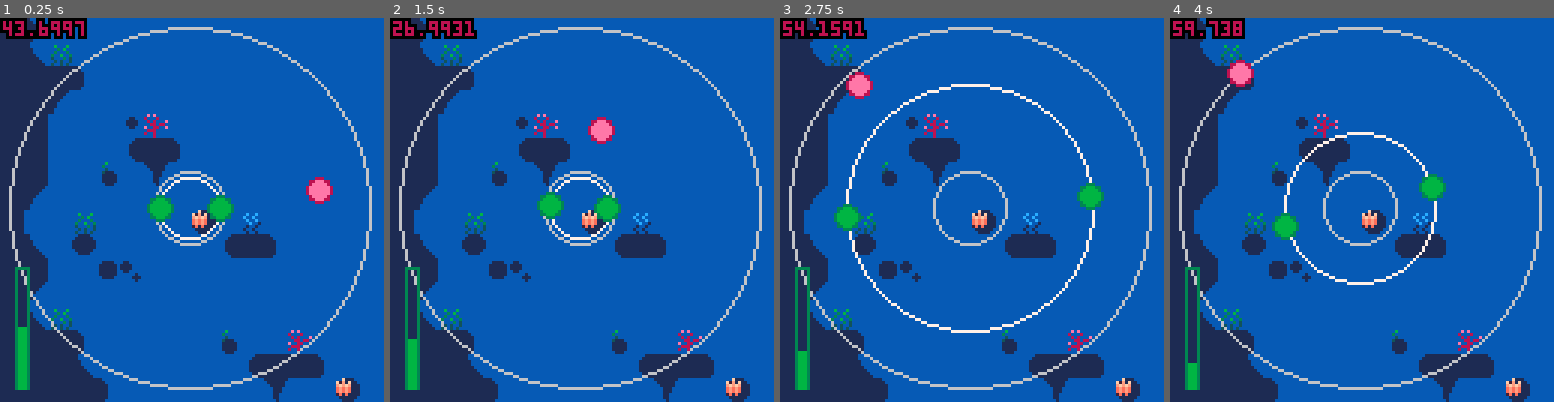
Above: before the commit, frames 1-4 (left to right).
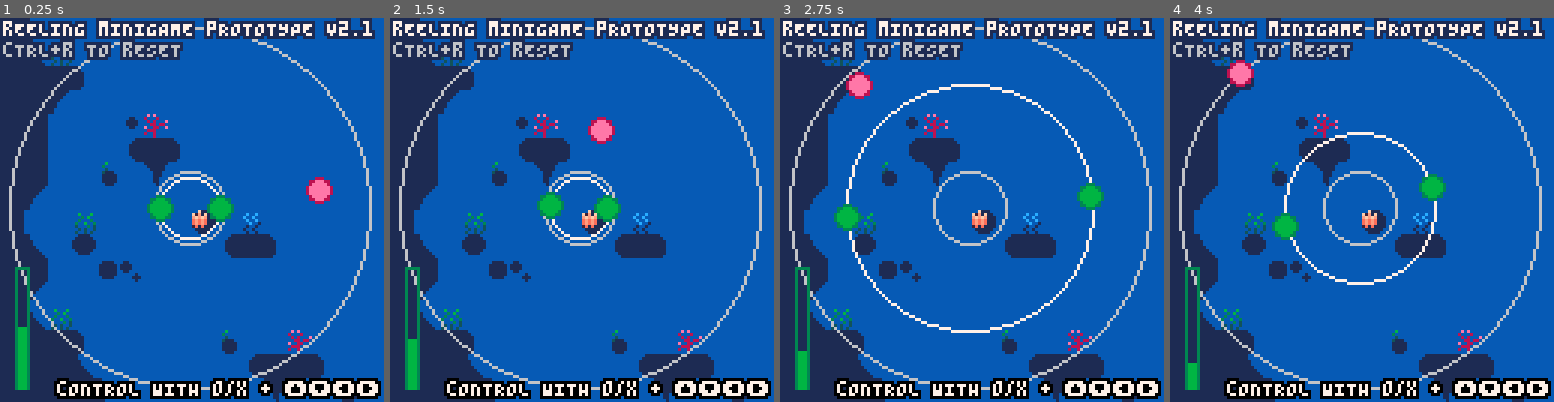
Above: after the commit, the same moments.

Repository: alexhlocke/AlexKotaFirstCart
Game: PICO-8 cartridge radial_minigame.p8
Same seed, same stepped clock (60 frames per second), same inputs: the game is played once before the commit and once after it.
Inputs:
- Up to frame 1 (0.25 s): no input
- Up to frame 2 (1.5 s): tap X (X key) at 0.33, 1.07 s; tap O (Z key) at 0.7 s
- Up to frame 3 (2.75 s): hold Right 1.6-2.1 s; tap O (Z key) at 1.7, 2.1, 2.5 s; tap X (X key) at 1.85 s; hold Up 2.15-2.42 s; hold Right from 2.47 s (still down)
- Up to frame 4 (4 s): tap O (Z key) at 2.9, 3.3, 3.7 s; tap X (X key) at 2.97 s; release Right at 3.03 s; hold Left 3.08-3.58 s; hold Down 3.63-3.97 s

The runs differ from the first frame. In frame 1, 9.7% of the frame differs, in the area x 0-100%, y 0-100%; in frame 2, 9.7%; in frame 3, 9.7%; in frame 4, 9.7%.

Commit message:
Update radial_minigame.p8

Diff:
--- a/radial_minigame.p8
+++ b/radial_minigame.p8
@@ -23,7 +23,7 @@
  init_reeling()
 
  --create fish arcetypes
- --init_fish()
+ init_fish()
 
  --set up interactalbes
  --init_interactables()
@@ -57,6 +57,12 @@
  if(show_debug)then
 	 print_debug()
 	 draw_hboxs()
+ end
+
+ if(t()<8)then
+		bprint("rEELING mINIGAME pROTOTYPE V2.1",1,1,15,1)
+		bprint("cTRL+r TO rESET",1,8,14,1)
+		bprint("cONTROL WITH o/x + ⬆️⬇️⬅️➡️",19,121,15,0)
  end
 end
 
@@ -145,7 +151,8 @@
 --debug
 debug={}
 
-show_debug=true
+show_debug=false
+
 function print_debug()
  for i=1,20 do
   if(debug[i]!=nil) then
@@ -205,6 +212,7 @@
 function init_reeling()
  do_reeling_mg=true
  draw_reeling_mg=true
+ reel_fish_caught=false
 end
 
 
@@ -256,6 +264,10 @@
  draw_reelfish()
 
  draw_reel_meter()
+
+ if(reel_fish_caught)then
+  draw_fish_got(uh_um_fish)
+ end
 end
 
 
@@ -391,9 +403,13 @@
 
 function reel_success()
  do_reeling_mg=false
+ sfx(-1,2)
  sfx(-1,3)
- sfx(-1,4)
  music(32)
+
+ uh_um_fish=rnd(fishes)
+
+ reel_fish_caught=true
 end
 
 
@@ -479,6 +495,201 @@
  add(fxs,fx)
  return fx
 end
+-->8
+--fish
+
+--[[ fish structure
+ name, scale, sprt (sprite #)
+ , w, h (sprite width/height)
+ ,shinycols
+]]--
+
+fishes={
+} --arcetype table
+
+--add fish to fishes table
+function make_fish(name,sprt,w,h,scale,shinycols)
+ add(fishes,
+  {name=name
+  ,sprt=sprt
+  ,w=w,h=h
+  ,scale=scale
+  ,shinycols=shinycols}
+ )
+end
+
+--fully populates fishes table
+--◆this can be optimized for
+--tokens if need be
+function init_fish()
+ --default scale = 2
+ --1x1 fish
+ make_fish("moss slug"
+  ,135,1,1,2,{{6,3},{5,2},{4,1}})
+ make_fish("stromateidae"
+  ,136,1,1,2)
+ make_fish("darwin fish"
+  ,137,1,1,2)
+ make_fish("omega fish"
+  ,138,1,1,2)
+ make_fish("greenback"
+  ,139,1,1,2)
+ make_fish("shad"
+  ,152,1,1,2)
+ make_fish("pinktail"
+  ,153,1,1,2,{{8,2},{9,3},{2,8},{3,9}})
+ make_fish("shrimp"
+  ,154,1,1,1,{{12,3},{11,2},{10,4}})
+ make_fish("jumbo shrimp"
+  ,154,1,1,3,{{12,3},{11,2},{10,4}})
+ make_fish("pennon"
+  ,155,1,1,2)
+ make_fish("pufferfish"
+  ,151,1,1,2)
+ make_fish("seapony"
+  ,134,1,1,2)
+
+ --1x2 fish
+ make_fish("axolittle"
+  ,168,2,1,2)
+ make_fish("trout"
+  ,184,2,1,2)
+
+ --2x2 fish
+ make_fish("solfish"
+  ,170,2,2,2)
+ make_fish("spade"
+  ,172,2,2,2)
+ make_fish("amgler"
+  ,174,2,2,2,{{6,15},{5,15},{4,15},{1,14},{7,13},{11,0},{12,15}})
+
+ --xl fish
+ make_fish("swordfish"
+  ,140,4,2,3,{{3,9},{2,8},{1,7}})
+ make_fish("hammerhead"
+  ,164,4,2,3,{})
+ make_fish("giant squid"
+  ,160,4,2,3,{})
+
+
+-- make_fish("rainbow trout"
+--  ,184,2,1,2)
+-- make_fish("betta"
+--  ,22,2,1,1)
+-- make_fish("bluegill"
+--  ,8,1,1,1)
+-- make_fish("goldfish"
+--  ,9,1,1,1)
+-- make_fish("shad"
+--  ,10,1,1,1)
+-- make_fish("neon tetra"
+--  ,24,1,1,1)
+-- make_fish("shrimp"
+--  ,25,1,1,1)
+-- make_fish("minnow"
+--  ,26,1,1,1)
+-- make_fish("swordfish"
+--  ,11,4,2,1)
+end
+
+function find_fish(search_term)
+ for f in all(fishes) do
+  if(f.sprt==search_term
+  or f.name==search_term)then
+   return f
+  end
+ end
+end
+
+
+--== fish display ==------------
+
+
+function draw_fish_got(fish)
+ --debugging shiny
+-- fish=find_fish(160)
+-- fish.shiny=true
+
+ --get fish h and w
+ local h=fish.h*8
+ local w=fish.w*8
+ local scale=fish.scale
+
+ --upd scale
+ --scale=fish.scale+0.5*sin(t()/4)
+
+ --set inverse draw mode + fillp
+ poke(0x5f34,0x2)
+ --draw border circle
+ fillp(▒)
+ local circ_rad=65
+ circfill(cam.x+64,cam.y+64,circ_rad,1 | 0x1800)
+ fillp(█)
+
+ --draw fish/lines
+ local y=40
+ y+=5*sin(t()/2)
+ draw_flourish_lines(cam.x+63,cam.y+y+14)
+
+ --draw fish
+	osspr(0, fish.sprt%16*8,flr(fish.sprt/16)*8
+  ,w,h
+  ,cam.x+63-w*scale/2,cam.y+y-h*scale/2
+  ,w*scale,h*scale)
+
+ --shiny
+ if(fish.shiny)set_shiny_pal(fish)
+
+ sspr(fish.sprt%16*8,flr(fish.sprt/16)*8
+  ,w,h
+  ,cam.x+63-w*scale/2,cam.y+y-h*scale/2
+  ,w*scale,h*scale)
+
+ --complete palette refresh
+ rp()
+
+ --print fish info
+ bprint_cent("fish caught:",cam.x+63,cam.y+90,15,0)
+ if(fish.shiny)then
+  bprint_cent("shiny",cam.x+63,cam.y+98,10,0)
+  bprint_cent(fish.name,cam.x+63,cam.y+105,3,0)
+ else
+  bprint_cent(fish.name,cam.x+63,cam.y+98,3,0)
+ end
+end
+
+
+--item get lines
+function draw_flourish_lines(x,y)
+	for i=0,16 do
+		local s=sin(time() * 2.1 + i/16)
+		local c=cos(time() * 2.1 + i/16)
+		local ty=y-14
+		local r=20
+		line(x+s*r,ty+c*r,x+s*40,ty+c*40,15)
+	end
+end
+
+
+--shiny pal
+function set_shiny_pal(fish)
+ if(fish.shinycols==nil)return
+ scols=fish.shinycols
+ for i=1,#scols do
+  pal(scols[i][1],scols[i][2])
+ end
+end
+
+function reset_shiny_pal(fish)
+	if(fish.shinycols==nil)return
+ scols=fish.shinycols
+ for i=1,#scols do
+  pal(scols[i][2],scols[i][1])
+ end
+end
+
+
+
 __gfx__
 0077000000770000000077000000770000000770000000000000777777770000eeeeeeee000000000eeeeeeeeeeeeee0066065000050500089230000bbbbbbbb
 07cb700007bc70000007cc700007cc7000007cc7000000000007888888887000ecb5bc5d09f0f9000e333333333333d0005550000005000089235660b452377b
